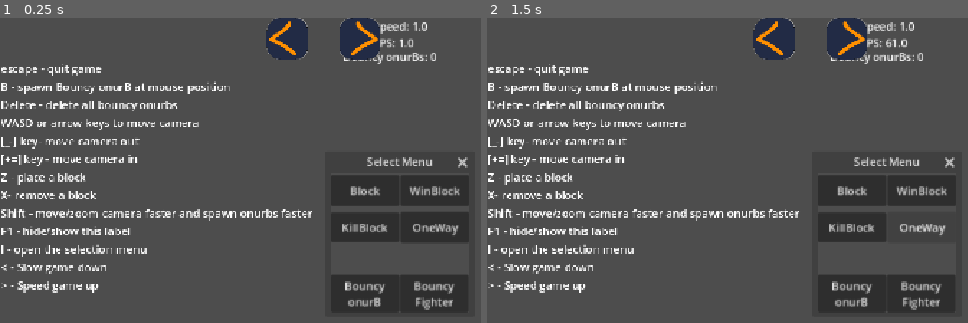
Above: before the commit, frames 1-2 (left to right).
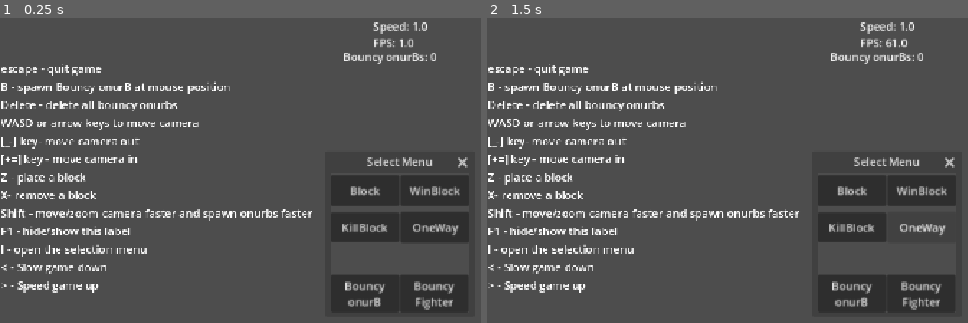
Above: after the commit, the same moments.

Repository: Ksawex4/Bouncy-onurB-Fun
Game: Godot game, scene res://Scenes/level.tscn
Same seed, same stepped clock (60 frames per second), same inputs: the game is played once before the commit and once after it. Sound files missing from this copy of the repository are replaced by a short silence.
Inputs:
- Up to frame 1 (0.25 s): no input
- Up to frame 2 (1.5 s): click "Block" at 0.5 s; click "OneWay" at 1.25 s

The runs differ from the first frame. In frame 1, 2.1% of the frame differs, in the area x 55-80%, y 0-14%; in frame 2, 2.1%.

Commit message:
Added a few new names

Diff:
--- a/Objects/GUI/mobile_controls.tscn
+++ b/Objects/GUI/mobile_controls.tscn
@@ -131,11 +131,13 @@
 position = Vector2(488, 0)
 texture_normal = ExtResource("16_c0srt")
 action = "SpeedUp"
+visibility_mode = 1
 
 [node name="SpeedDown" type="TouchScreenButton" parent="." unique_id=2119370285]
 position = Vector2(384, 0)
 texture_normal = ExtResource("17_2ii18")
 action = "SpeedDown"
+visibility_mode = 1
 
 [connection signal="pressed" from="Joystick/Button" to="Joystick/Joyknob" method="_on_button_down"]
 [connection signal="released" from="Joystick/Button" to="Joystick/Joyknob" method="_on_button_up"]
--- a/Scripts/Globals/Control.gd
+++ b/Scripts/Globals/Control.gd
@@ -3,7 +3,7 @@
 var Map: TileMapLayer
 var mousePos
 var SelectedBlock = Vector2i(1,0)
-var Names = ["Bob", "Bruno", "Burno", "Emix", "Ksawex", "Nova", "Soluś", "Arenka", "Benry", "Fency", "Pan Loduwka", "Toasty", "Bean Guy", "Marta", "Liściu", "Konrad", "Ralsei", "Kris", "Susie", "Lancer", "The Original         Starwalker", "Ballurb", "Gerson", "Niko", "Jack", "Jackenstein", "Proot", "Cursey", "Bouncy onurB", "Bruno ycnuoB", "Puro", "Ignac", "Ignasia", "Franek", "Julka", "Julek", "Kuba", "Dawid", "Kacper", "Mateusz", "Mint", "You", "Purple", "Orange", "Red", "Wine", "Green", "Yellow", "Duck", "Machine", "Killer Burger", "Burger", "John", "Shovel", "Feminine", "Hay", "Monster", "Amy", "Bomb", "Mother", "Launcher", "Fatblob", "Blank"]
+var Names = ["Bob", "Bruno", "Burno", "Emix", "Ksawex", "Nova", "Soluś", "Arenka", "Benry", "Fency", "Pan Loduwka", "Toasty", "Bean uy", "Marta", "Liściu", "Konrad", "Ralsei", "Kris", "Susie", "Lancer", "The Original         Starwalker", "Ballurb", "Gerson", "Niko", "Jack", "Jackenstein", "Proot", "Cursey", "Bouncy onurB", "Bruno ycnuoB", "Puro", "Ignac", "Ignasia", "Franek", "Julka", "Julek", "Kuba", "Dawid", "Kacper", "Mateusz", "Mint", "You", "Purple", "Orange", "Red", "Wine", "Green", "Yellow", "Duck", "Machine", "Killer Burger", "Burger", "John", "Shovel", "Feminine", "Hay", "Monster", "Amy", "Bomb", "Mother", "Launcher", "Fatblob", "Blank", "qStarRat", "DżiFoto", "NovaProot", "Isaac", "Magdalena Oroń", "Kartofel", "GG", "Your mom", "GiGi", "RziRzi", "DziDzi", "Martorek", "Kaczorek"]
 var OnurbsPaused = false
 var FollowNode = false
 var node
